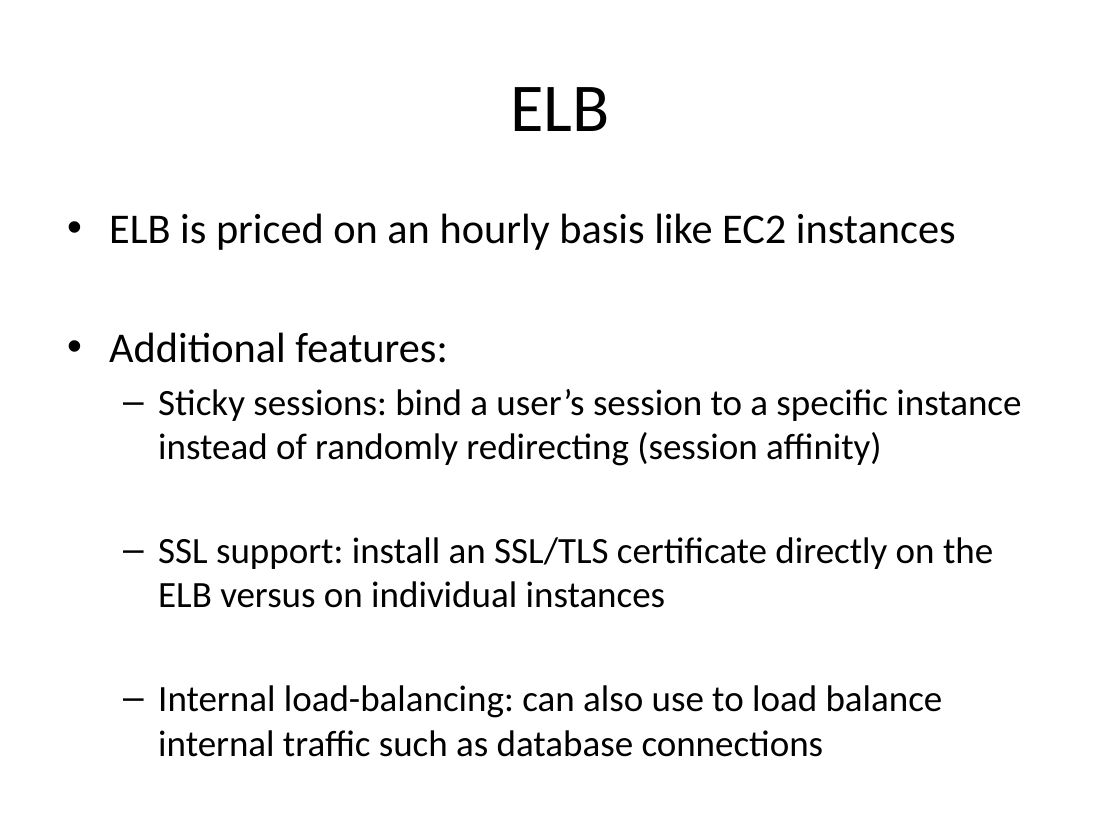
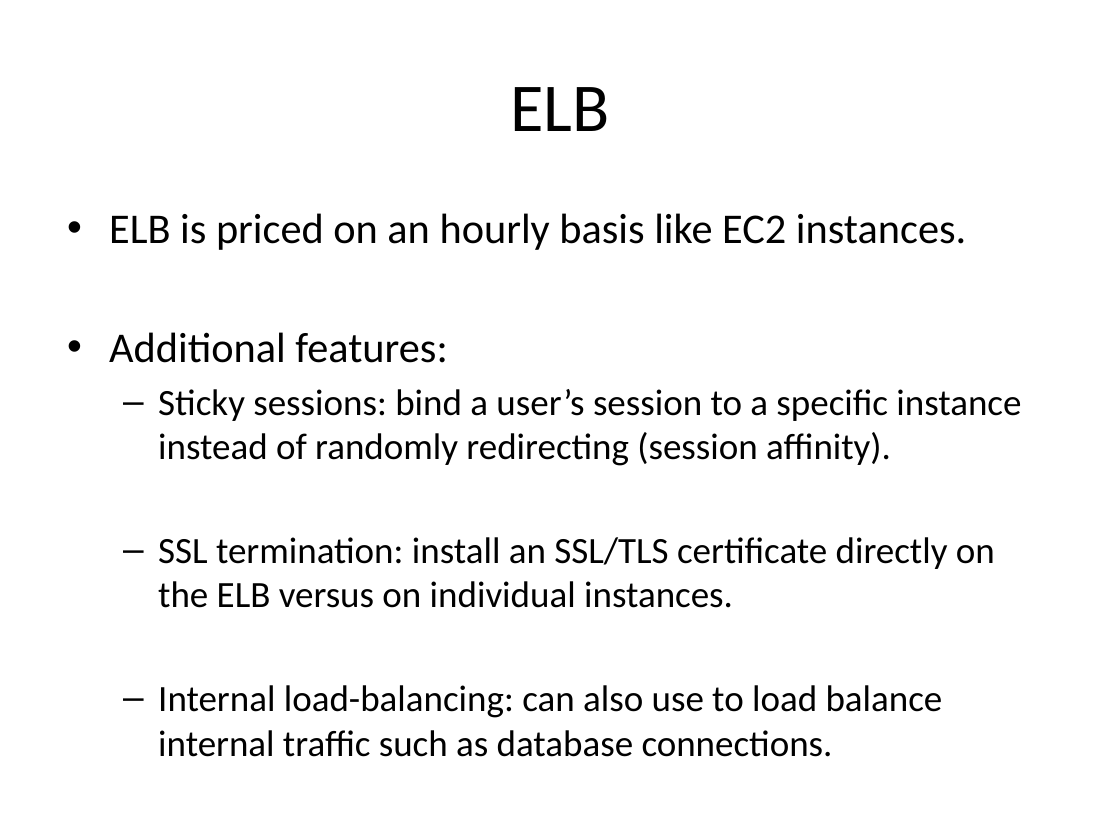
Before and after one commit to jasondbaker/infrastructure-class, a slide deck: slide 5 of lectures/infrastructure-week-5.pptx. Drawn at 1120x840 pixels with LibreOffice and Linux fonts; fonts in the diff are those of the drawing. Boxes give left, top, right and bottom in pixels: in the first picture for what was removed or moved away, otherwise in the second. Text is boxed around its words. In the diff, an @@ line names an element or a change of style, - is before the commit and + after.

Commit message:
update lecture 5

```diff
--- a/lectures/infrastructure-week-5.pptx
+++ b/lectures/infrastructure-week-5.pptx
@@ text at (109,213,966,250): text changed @@
-• ELB is priced on an hourly basis like EC2 instances
+• ELB is priced on an hourly basis like EC2 instances.
@@ text at (158,389,1021,757): text changed @@
-  – Sticky sessions: bind a user’s session to a specific instance instead of randomly redirecting (session affinity)
-  – SSL support: install an SSL/TLS certificate directly on the ELB versus on individual instances
-  – Internal load-balancing: can also use to load balance internal traffic such as database connections
+  – Sticky sessions: bind a user’s session to a specific instance instead of randomly redirecting (session affinity).
+  – SSL termination: install an SSL/TLS certificate directly on the ELB versus on individual instances.
+  – Internal load-balancing: can also use to load balance internal traffic such as database connections.
```
Also in this commit, not shown: 21 other slides changed.
